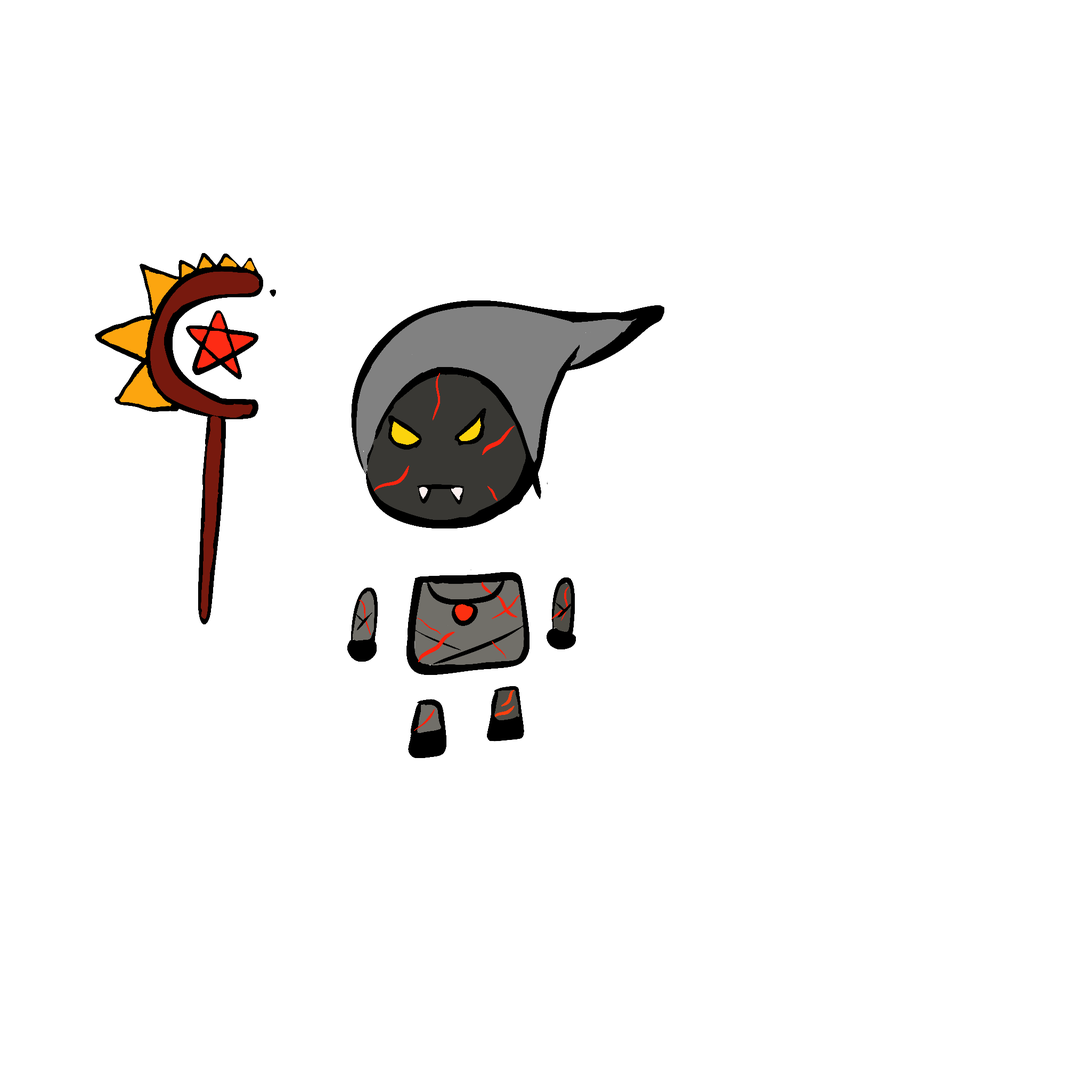
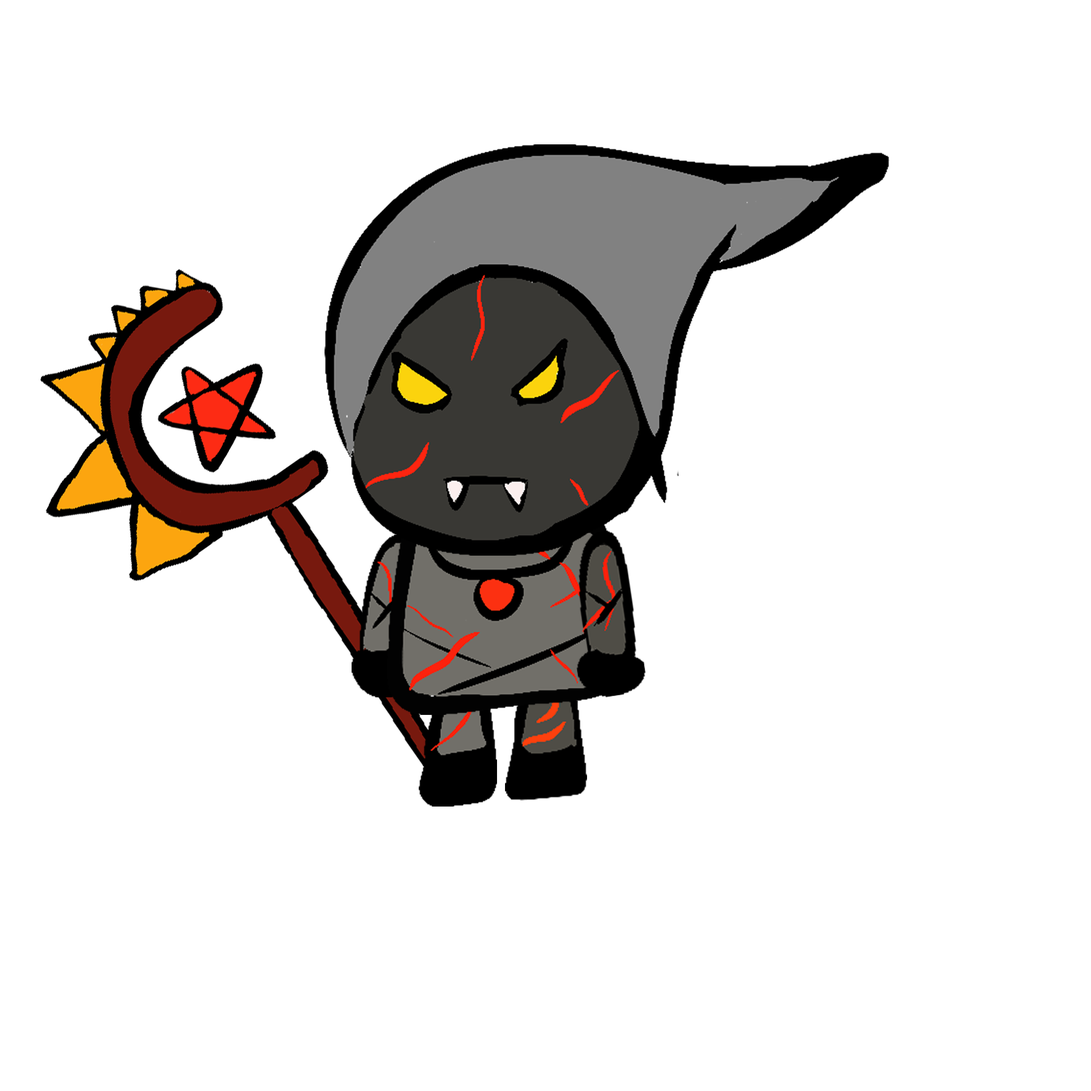
Layers edited between the first and the second 1091 x 1091 image:
moved "Head" above "L Arm", painted on it over 324, 144, 891, 556
moved "L Arm" above "Body", painted on it over 546, 530, 646, 698
painted on "Body" over 386, 512, 624, 716
painted on "R Arm" over 347, 535, 419, 698
moved "R Leg" above "L Leg", painted on it over 408, 685, 498, 807
moved "L Leg" above "Weapon", painted on it over 487, 678, 588, 802
painted on "Weapon" over 40, 253, 459, 792
